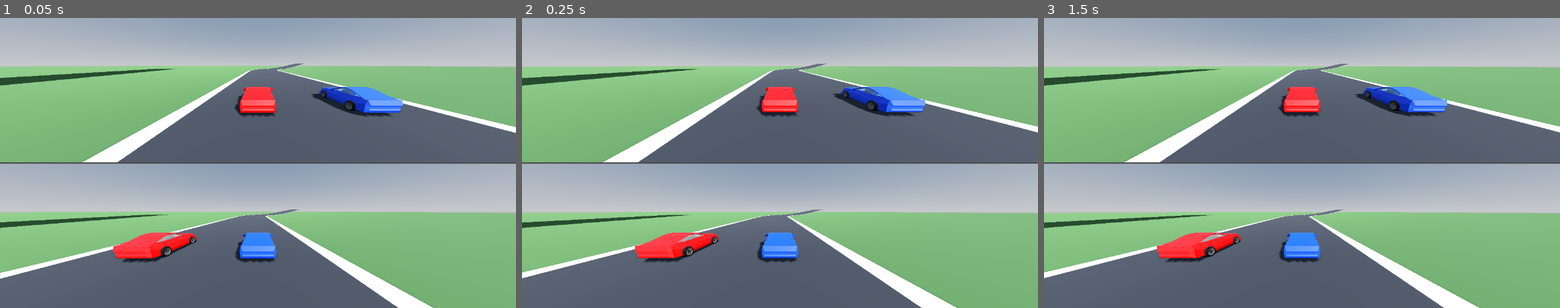
Above: before the commit, frames 1-3 (left to right).
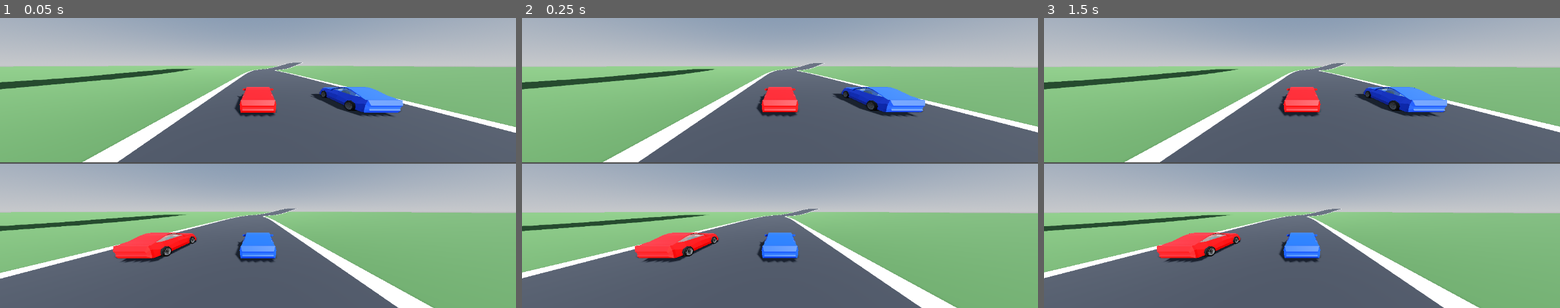
Above: after the commit, the same moments.

Repository: erte-del/2p-racing-game
Game: Godot game, scene res://scenes/main.tscn
Same seed, same stepped clock (60 frames per second), same inputs: the game is played once before the commit and once after it.
Inputs:
- Up to frame 1 (0.05 s): no input
- Up to frame 2 (0.25 s): no input
- Up to frame 3 (1.5 s): tap Enter at 1.25 s

The runs differ from the first frame. In frame 1, 1.9% of the frame differs, in the area x 0-96%, y 15-85%; in frame 2, 1.9%; in frame 3, 1.9%.

Commit message:
Make generated courses twistier
Lowers self-clearance from 27 m to 20 m as asked, but that alone barely
moved anything: clearance only rejects courses that fold too tightly, it
never makes the generator fold them. Measured over 140 seeds it changed
twistiness from 1.81 to 1.84 while raising acceptance from 80% to 85%.

What actually moves it is the piece parameters. Shortening straights to
110 m and tightening corner radii to 45 m takes corners per 100 m from
0.6 to 0.9, half again as many, at a still-comfortable acceptance rate.
Both are now exports so they can be pushed further.

The true minimum gap between two passes of a course is 20.5 m, measured
with every sample rather than the coarse subset the check uses, so the
road never overlaps itself: it needs 18.2 m across both kerbs.

Also stops Curve3D baking up vectors. The centreline is dense and
collinear along the straights, so consecutive tangents are identical and
the cross product used to carry the up vector along has no direction,
which was logging a non-normalized axis error on most courses. Nothing
uses curve tilt. That bug arrived with the point-to-point rewrite, not
with this change.

Co-Authored-By: Claude Opus 5 <noreply@anthropic.com>

Diff:
--- a/scripts/track.gd
+++ b/scripts/track.gd
@@ -25,7 +25,15 @@
 @export var min_course_length := 620.0
 @export var max_course_length := 1050.0
 @export var min_corner_radius := 11.0
-@export var max_corner_radius := 70.0
+## Lower for a twistier course. Corner radius and straight length are what
+## actually decide how twisty a course is; the clearance below only rejects
+## courses that fold too tightly, it never makes the generator fold them.
+@export var max_corner_radius := 45.0
+@export var min_straight := 28.0
+@export var max_straight := 110.0
+## How close the course may pass to another part of itself. Lower is twistier;
+## below about 19 m the road starts overlapping itself.
+@export var self_clearance := 20.0
 ## How many seeds to try before giving up on finding a valid course.
 @export var max_attempts := 60
 
@@ -95,6 +103,9 @@
 		"max_length": max_course_length,
 		"min_corner_radius": min_corner_radius,
 		"max_corner_radius": max_corner_radius,
+		"min_straight": min_straight,
+		"max_straight": max_straight,
+		"clearance": self_clearance,
 		"narrow_half_width": narrow_half_width,
 		"wide_half_width": wide_half_width,
 	}
@@ -139,6 +150,11 @@
 
 func _build_curve() -> void:
 	var curve3d := Curve3D.new()
+	# The centreline is dense and collinear along the straights, so baking up
+	# vectors degenerates: consecutive tangents are identical and the cross
+	# product used to carry the up vector along has no direction. Nothing here
+	# uses curve tilt, so baking them is pure noise.
+	curve3d.up_vector_enabled = false
 	for p in _points:
 		curve3d.add_point(p)
 	_path.curve = curve3d
--- a/scripts/track_layout.gd
+++ b/scripts/track_layout.gd
@@ -44,11 +44,11 @@
 var max_length := 1050.0
 var apron := 55.0                ## straight run at the start and the finish
 var min_corner_radius := 11.0    ## the car can hold ~6.5 m at a crawl
-var max_corner_radius := 70.0
+var max_corner_radius := 45.0
 var min_corner := 22.0           ## degrees
 var max_corner := 145.0
 var min_straight := 28.0
-var max_straight := 165.0
+var max_straight := 110.0
 var narrow_half_width := 4.2
 var wide_half_width := 8.0
 ## Corners at or below this radius get the narrowest road.
@@ -57,7 +57,10 @@
 var wide_radius := 55.0
 var max_climb := 9.0             ## metres of rise on a single climb piece
 var height_limit := 18.0         ## how far above or below the start it may go
-var clearance := 27.0            ## metres the course must keep from itself
+## Metres the course must keep from itself. The road is at most 18.2 m wide
+## across both kerbs, so anything above that stops two passes touching; the
+## margin above it is what decides how tightly the course may double back.
+var clearance := 20.0
 var extent := 480.0              ## the course must fit inside this half-size
 
 # --- results ------------------------------------------------------------
Not shown, changed: README.md
